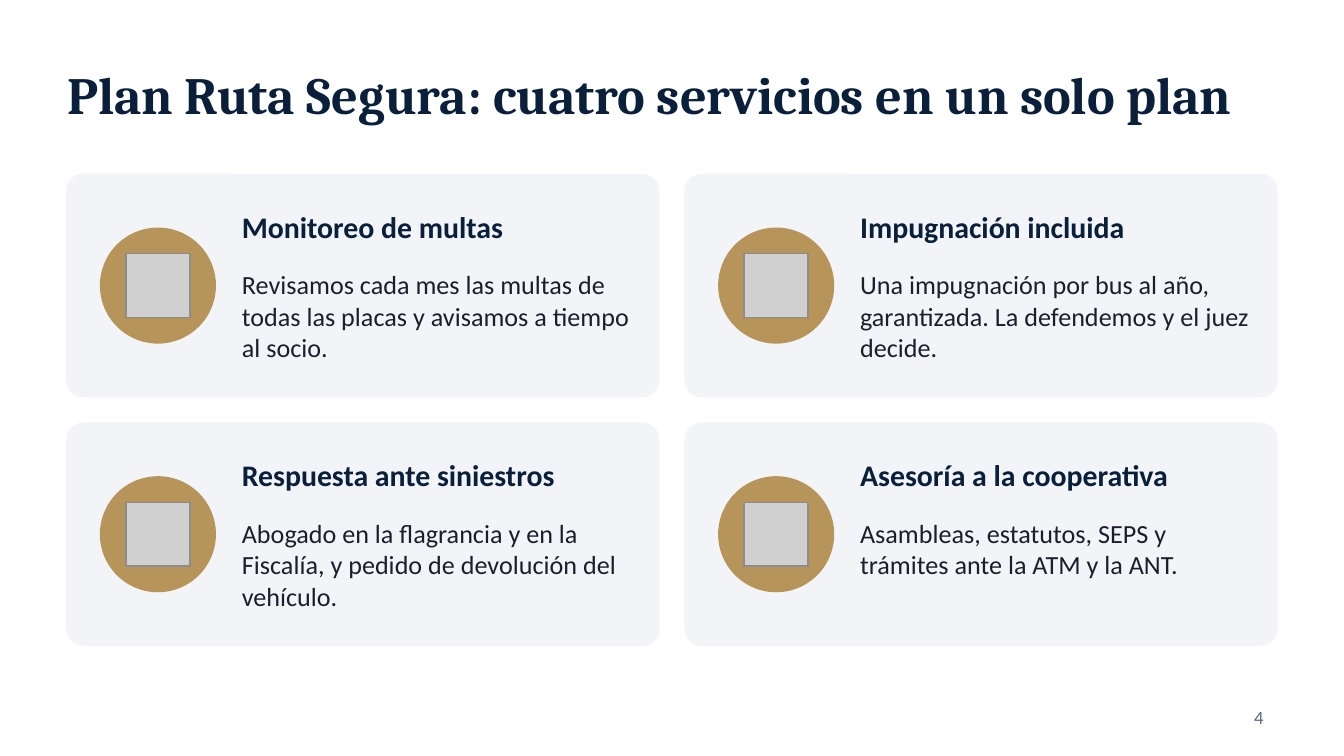
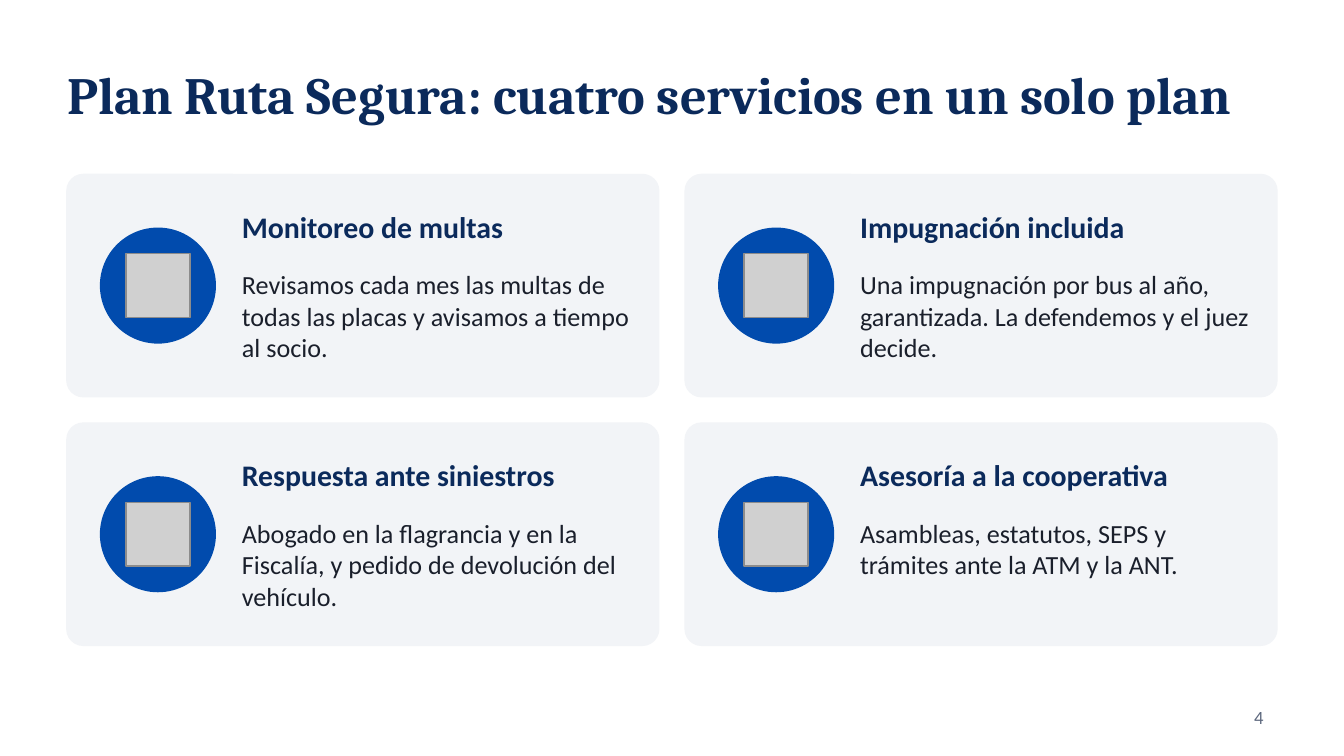
Before and after one commit to fernandotufino1983-arch/Almacenamiento-claude, a slide deck: slide 4 of jurix-global/presentacion-plan-ruta-segura.pptx. Drawn at 1344x756 pixels with LibreOffice and Linux fonts; fonts in the diff are those of the drawing; grey boxes stand for pictures; background and template pictures are left out. Boxes give left, top, right and bottom in pixels: in the first picture for what was removed or moved away, otherwise in the second. Text is boxed around its words. In the diff, an @@ line names an element or a change of style, - is before the commit and + after.

```diff
--- a/jurix-global/presentacion-plan-ruta-segura.pptx
+++ b/jurix-global/presentacion-plan-ruta-segura.pptx
@@ fill #B7955A to #014BAD; outline #B7955A 1 pt to #014BAD 1 pt in 4 elements at [101, 228, 215, 343], [719, 228, 833, 343], [101, 477, 215, 591], [719, 477, 833, 591] @@
@@ text colour #0A1F3A to #0B2A5B in 5 elements at [67, 77, 1231, 126], [242, 217, 503, 239], [860, 217, 1124, 243], [242, 465, 554, 491], [860, 465, 1167, 491] @@
```
Also in this commit, not shown: 9 other slides changed, 13 other files.
